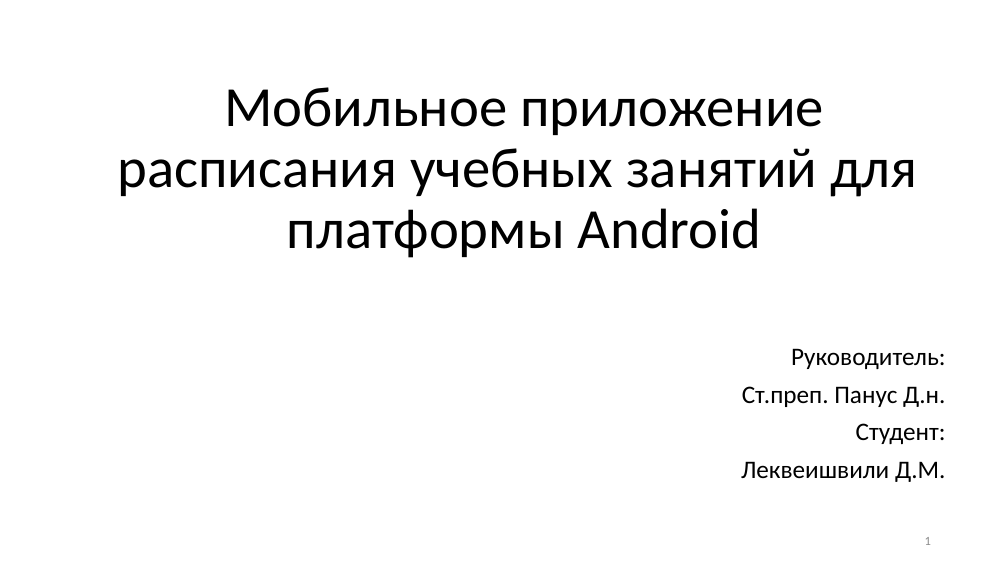
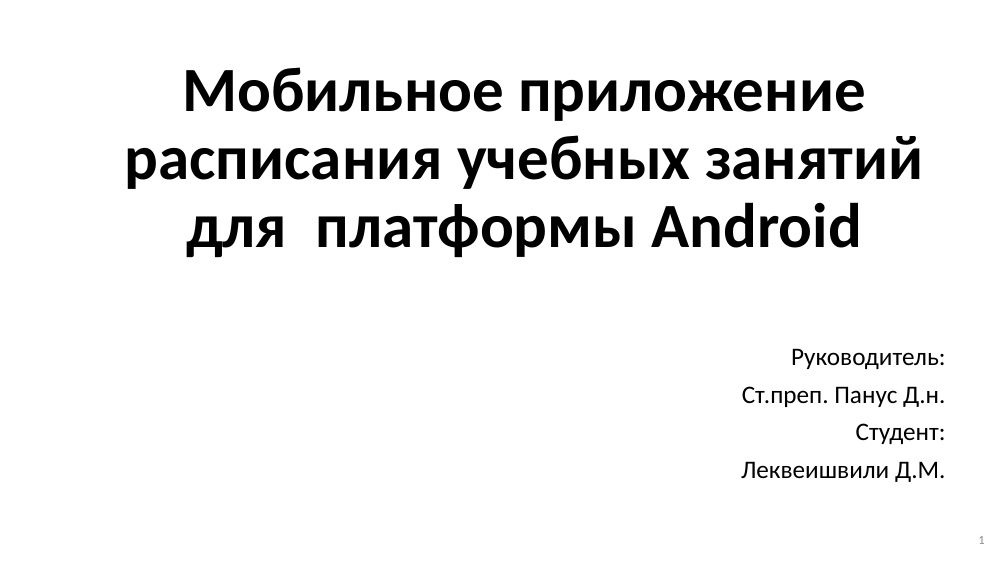
Before and after one commit to ZanderHamster/ScheduleBSTU, a slide deck: slide 1 of Документация/Презентация.pptx. Drawn at 1008x567 pixels with LibreOffice and Linux fonts; fonts in the diff are those of the drawing. Boxes give left, top, right and bottom in pixels: in the first picture for what was removed or moved away, otherwise in the second. Text is boxed around its words. In the diff, an @@ line names an element or a change of style, - is before the commit and + after.

```diff
--- a/Документация/Презентация.pptx
+++ b/Документация/Презентация.pptx
@@ title "Мобильное приложение расписания учебных занятий ..." at (125, 67, 923, 257): size 54 to 60 pt, bold on @@
@@ page number: place and size @@
-page number at (925, 537, 931, 545)
+page number at (978, 536, 984, 544)
```
Also in this commit, not shown: 2 other slides changed, 1 slide added, 2 slides removed, 5 other files.
